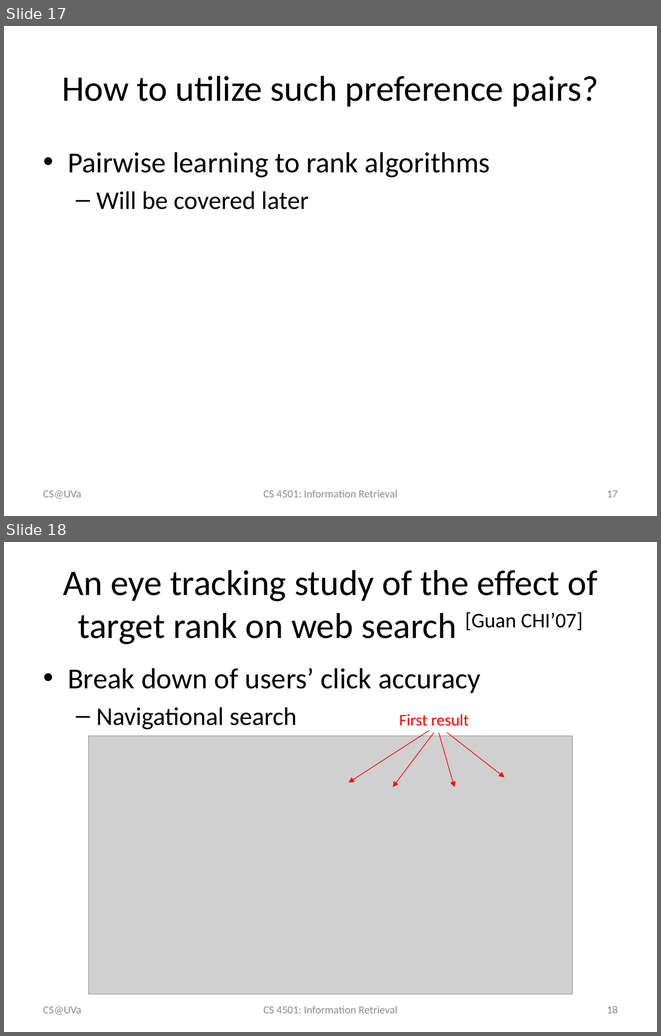
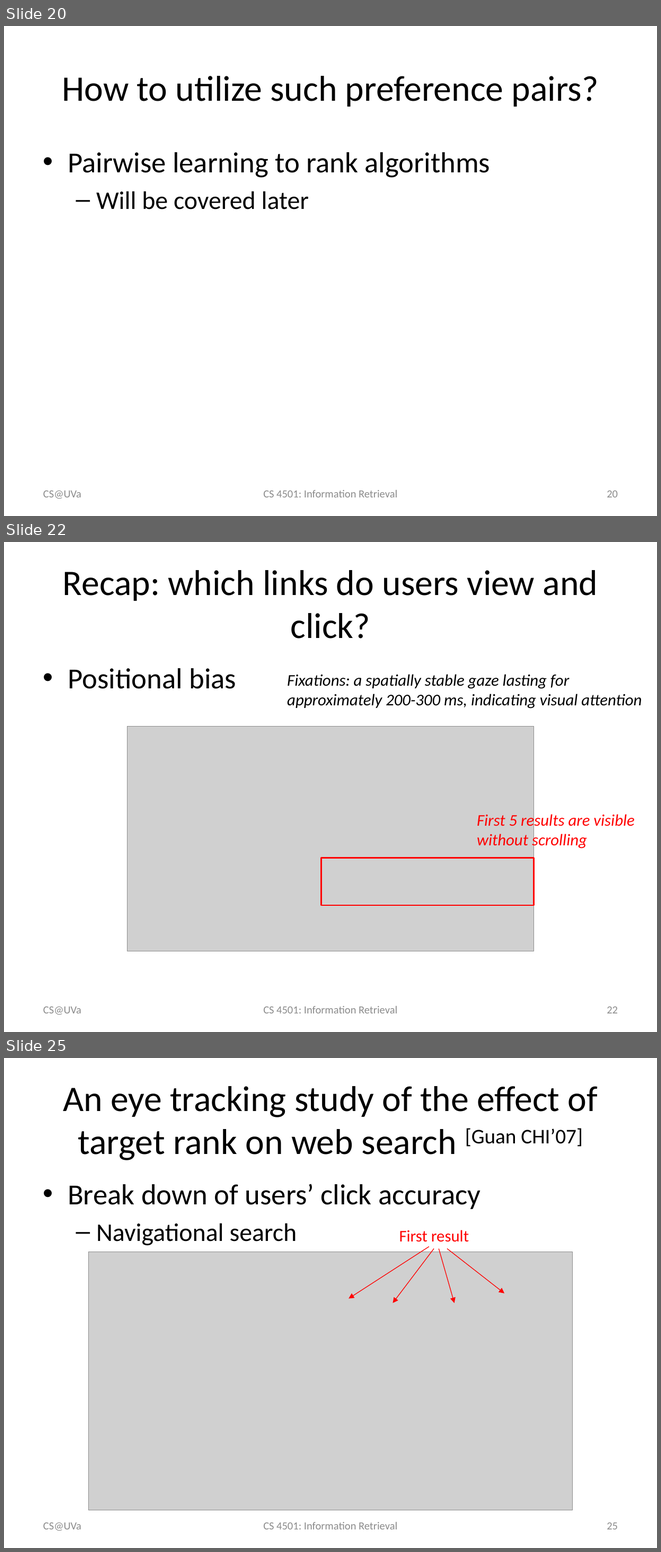
Before and after one commit to wang296/IR2015, a slide deck: docs/Implicit User Feedback.pptx. Shown one above the other, each under a label of ours: slides 17 and 18 before the commit, slides 20, 22 and 25 after it; the slides between them are not shown. The pictures are 661x1036 and 661x1552 pixels, drawn with LibreOffice and Linux fonts; fonts in the diff are those of the drawing; grey boxes stand for pictures. Boxes give left, top, right and bottom in pixels: in the first picture for what was removed or moved away, otherwise in the second. Text is boxed around its words. In the diff, an @@ line names an element or a change of style, - is before the commit and + after.

```diff
--- a/docs/Implicit User Feedback.pptx
+++ b/docs/Implicit User Feedback.pptx
@@ slide 22 added at [4, 542, 657, 1032], background #FFFFFF @@
@@ title added at [63, 570, 598, 638], 39.6 pt, text #000000 @@
+Recap: which links do users view and click?
@@ text added at [68, 668, 236, 689], 32 pt, text #000000 @@
+• Positional bias
@@ text added at [287, 674, 642, 708], 18 pt, text #000000, italic @@
+Fixations: a spatially stable gaze lasting for approximately 200-300 ms, indicating visual attention
@@ picture added at [127, 726, 534, 951] @@
@@ text added at [477, 812, 634, 849], 18 pt, text #FF0000, italic @@
+First 5 results are visible without scrolling
@@ rectangle added at [321, 857, 534, 905], outline #FF0000 1.5 pt @@
@@ text added at [43, 1006, 81, 1014], 12 pt, text #8C8C8C @@
+CS@UVa
@@ text added at [263, 1006, 397, 1013], 12 pt, text #8C8C8C @@
+CS 4501: Information Retrieval
@@ page number added at [607, 1006, 618, 1013], 12 pt, text #8C8C8C @@
+22
@@ what was slide 17 is now slide 20 @@
@@ page number at [607, 490, 618, 497]: text changed @@
-17
+20
@@ what was slide 18 is now slide 25 @@
@@ page number at [607, 1522, 618, 1529]: text changed @@
-18
+25
```
Also in this commit, not shown: 1 slide changed, 7 other slides added, 5 other files.
